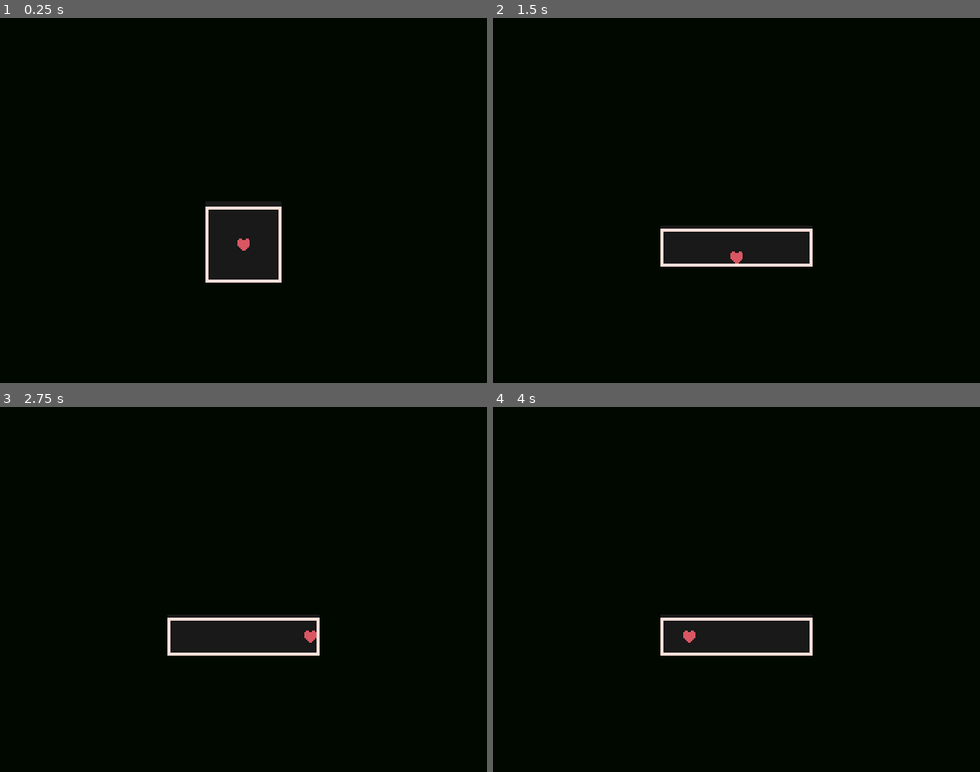
Above: before the commit, frames 1-4 (two rows, left to right).
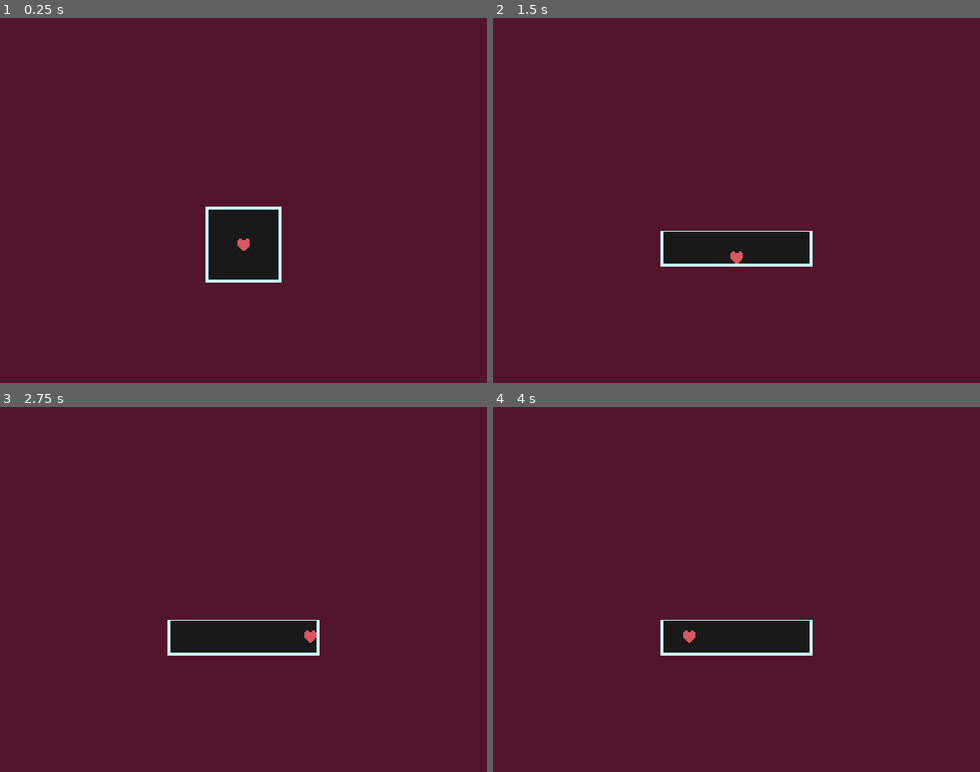
Above: after the commit, the same moments.

Repository: Kukalooka/Godotale
Game: Godot game, scene res://Scenes/fightSystem.tscn
Two runs of this game, one before a commit and one after it. Both use one fixed random seed, a clock stepped at 60 frames per second and the inputs below.
Inputs:
- Up to frame 1 (0.25 s): no input
- Up to frame 2 (1.5 s): tap Enter at 0.5 s; hold Right (ui_right) 0.53-1.28 s; hold K 0.53-1.28 s; tap Space at 1.25 s; hold Down (ui_down) from 1.28 s (still down); tap K at 1.35 s
- Up to frame 3 (2.75 s): tap Enter at 2 s; release Down (ui_down) at 2.03 s; hold Right (ui_right) from 2.03 s (still down); hold K from 2.03 s (still down)
- Up to frame 4 (4 s): tap Space at 2.75 s; release Right (ui_right) at 2.78 s; release K at 2.78 s; hold Up (ui_up) 2.78-3.53 s; tap K at 2.85 s; tap Enter at 3.5 s; hold Left (ui_left) from 3.53 s (still down); hold K from 3.53 s (still down)

The runs differ from the first frame. In frame 1, 97% of the frame differs, in the area x 0-100%, y 0-100%; in frame 2, 97%; in frame 3, 97%; in frame 4, 97%.

Commit message:
Fixed a small bug where there would be a gap in the background

Diff:
--- a/Scenes/fightSystem.tscn
+++ b/Scenes/fightSystem.tscn
@@ -43,8 +43,8 @@
 defaultPosOffset = 65
 player = NodePath("../PlayerSoul")
 borderWidth = 4
-borderColor = Color(1, 0.876253, 0.855209, 1)
-backgroundColor = Color(0, 0.0329535, 4.51226e-09, 1)
+borderColor = Color(0.789229, 0.978901, 0.96732, 1)
+backgroundColor = Color(0.319846, 0.0833755, 0.171997, 1)
 
 [node name="Box_Top" type="CollisionShape2D" parent="Box"]
 position = Vector2(0, -60)
--- a/Scripts/Functionality/boxFunc.gd
+++ b/Scripts/Functionality/boxFunc.gd
@@ -74,7 +74,7 @@
 
 	# Top and Bottom
 	draw_rect(Rect2(-(viewportWidth / 2), -(viewportHeight / 2) - defaultPosOffset,
-			viewportWidth, self.position.y - $Box_Left.shape.size.y / 2), backgroundColor)
+			viewportWidth, self.position.y - $Box_Left.shape.size.y / 2 + 7), backgroundColor)
 	draw_rect(Rect2(-(viewportWidth / 2), $Box_Left.shape.size.y / 2,
 			viewportWidth, viewportHeight), backgroundColor)
 	pass
